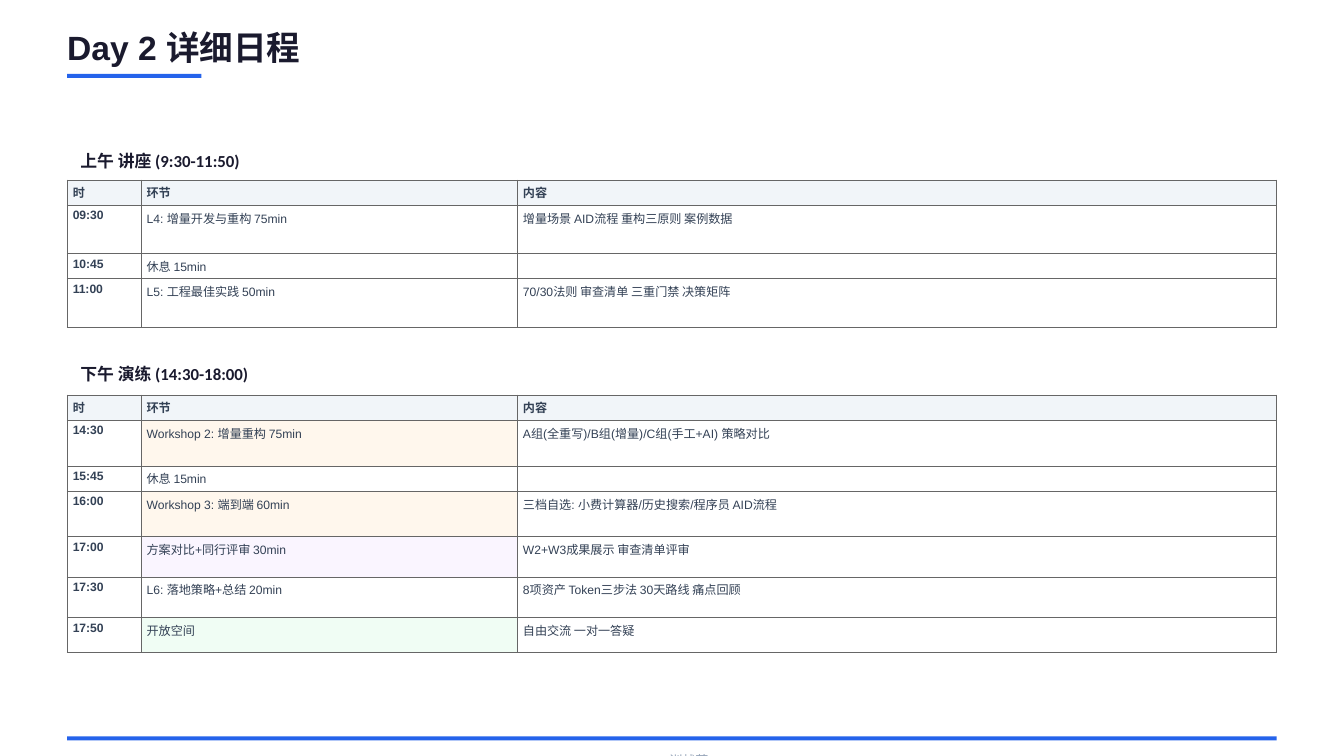
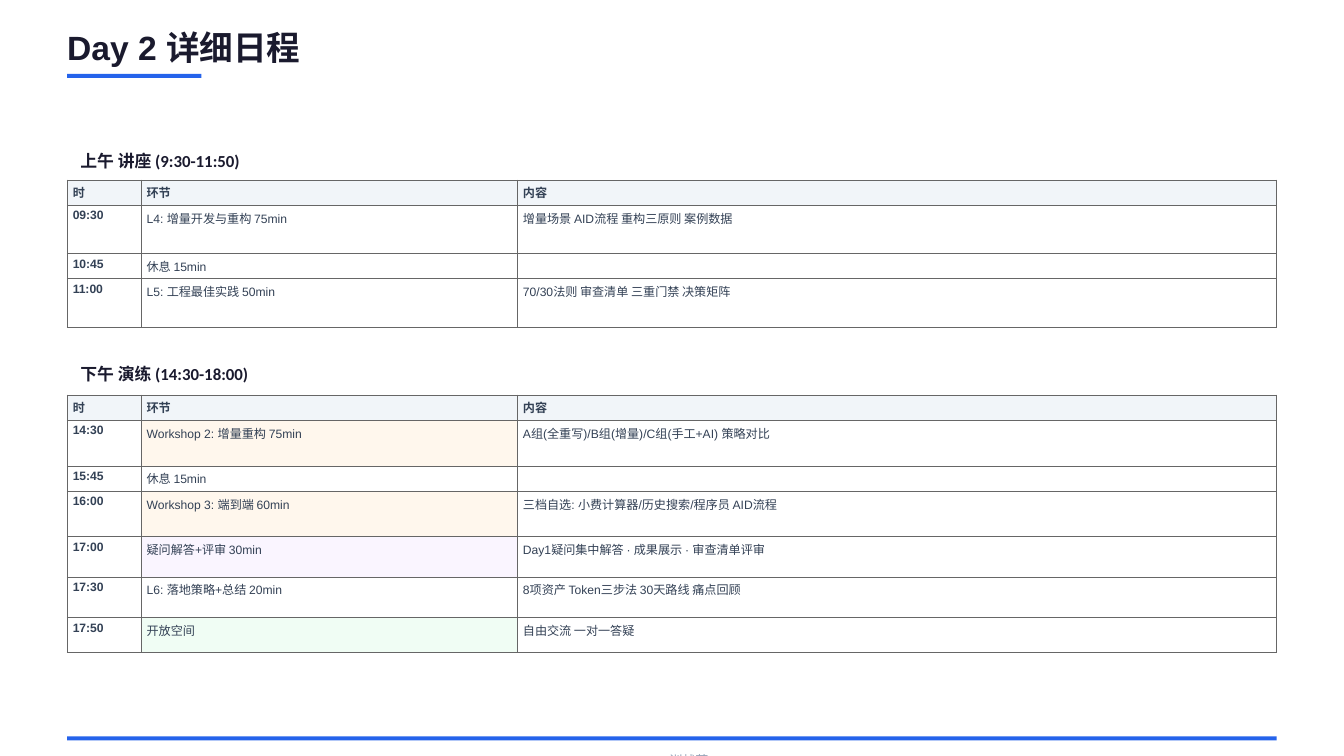
Before and after one commit to JungleTestLabs/ai-coding-training, a slide deck: slide 4 of docs/AI-Native-训战营-介绍与日程.pptx. Drawn at 1344x756 pixels with LibreOffice and Linux fonts; fonts in the diff are those of the drawing. Boxes give left, top, right and bottom in pixels: in the first picture for what was removed or moved away, otherwise in the second. Text is boxed around its words. In the diff, an @@ line names an element or a change of style, - is before the commit and + after.

Commit message:
docs: W1改为Claude高级实战(hooks/自定义命令), Day2 17:00改为疑问解答

```diff
--- a/docs/AI-Native-训战营-介绍与日程.pptx
+++ b/docs/AI-Native-训战营-介绍与日程.pptx
@@ table at (x1=67, y1=395, x2=1277, y2=640) @@
-row 5, column 2: 方案对比+同行评审 30min
+row 5, column 2: 疑问解答+评审 30min
-row 5, column 3: W2+W3成果展示 审查清单评审
+row 5, column 3: Day1疑问集中解答 · 成果展示 · 审查清单评审
```
Also in this commit, not shown: 2 other slides changed, 2 other files.
